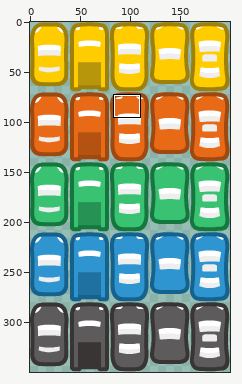
A sprite sheet gets an edit: assets/blobs.png. Above, an overview of the earlier version with the close-up marked.
Close-up. The starting point:
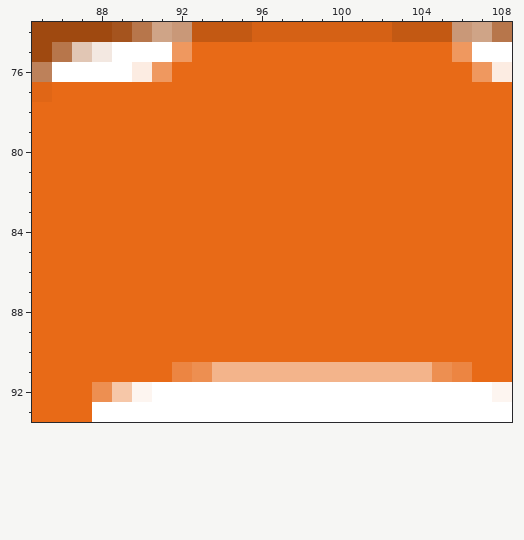
The file is 200x350 pixels. Pixels under 10% opacity are left out. Colours within 5 levels of each other are drawn and written as one. Shown: x 85..108, y 74..93. The commit also changed other parts of the picture, which this record leaves out.
Once edited:
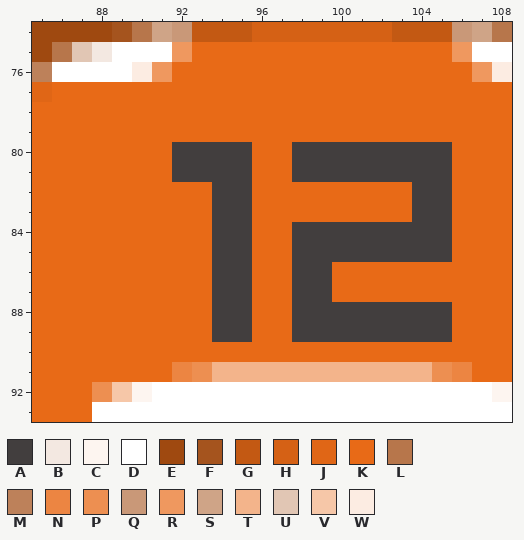
Palette (. is transparent): A #423e3e  B #f3e8e1  C #fdf5f0  D #ffffff  E #9f4910  F #a5541e  G #c35913  H #d56115  J #e06616  K #e86a17  L #b7764b  M #bd815a  N #ec8542  P #ed8f51  Q #c99878  R #ef985f  S #cfa487  T #f3b48b  U #e1c6b4  V #f6c7a8  W #fcece2
What changed:
y 80..81: x 92..95 KKKK -> AAAA; x 98..105 KKKKKKKK -> AAAAAAAA
y 82..83: x 94..95 KK -> AA; x 104..105 KK -> AA
y 84..85: x 94..95 KK -> AA; x 98..105 KKKKKKKK -> AAAAAAAA
y 86..87: x 94..95 KK -> AA; x 98..99 KK -> AA
y 88..89: x 94..95 KK -> AA; x 98..105 KKKKKKKK -> AAAAAAAA
